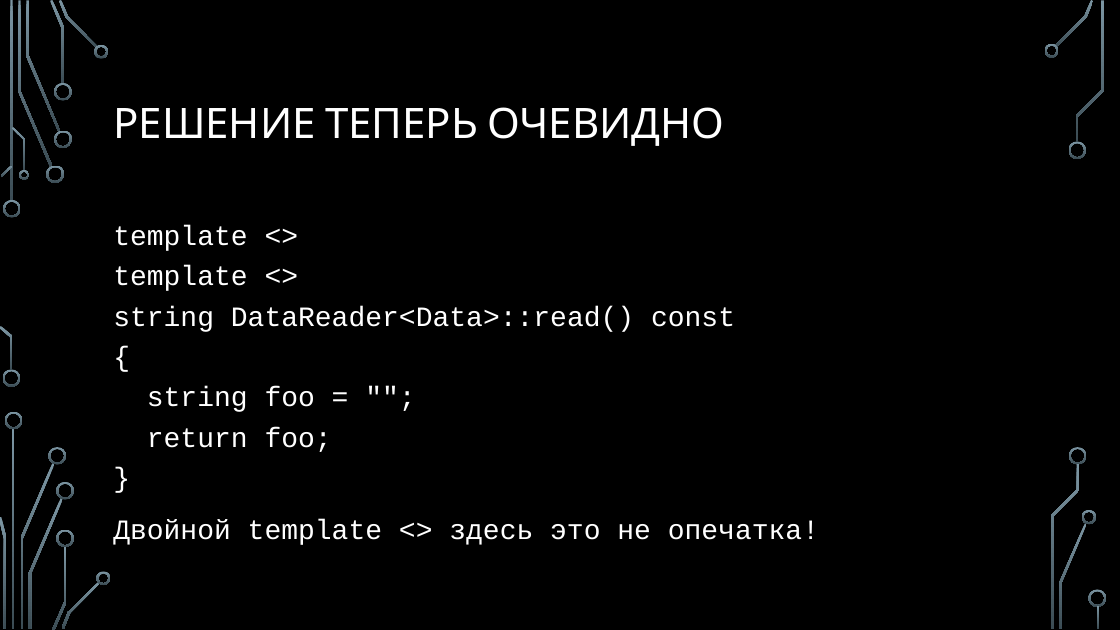
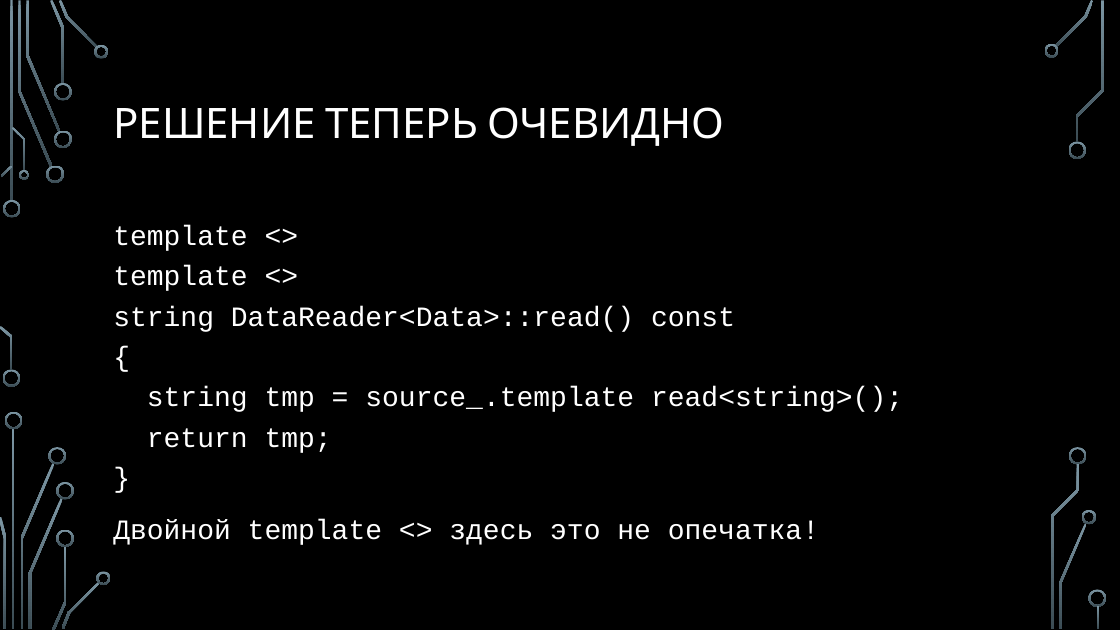
Before and after one commit to MIPT-ILab/cpp-lects-rus, a slide deck: slide 41 of slides/lec2-2-class-templates.pptx (slide 39 before the commit). Drawn at 1120x630 pixels with LibreOffice and Linux fonts; fonts in the diff are those of the drawing; background and template pictures are left out. Boxes give left, top, right and bottom in pixels: in the first picture for what was removed or moved away, otherwise in the second. Text is boxed around its words. In the diff, an @@ line names an element or a change of style, - is before the commit and + after.

```diff
--- a/slides/lec2-2-class-templates.pptx
+++ b/slides/lec2-2-class-templates.pptx
@@ text at box(113, 225, 903, 453): text changed @@
-template <>
-template <>
-string DataReader<Data>::read() const
-{
-string foo = "";
-return foo;
-}
+template <>
+template <>
+string DataReader<Data>::read() const
+{
+string tmp = source_.template read<string>();
+return tmp;
+}
```
Also in this commit, not shown: 15 other slides changed, 2 slides added, 23 slides removed, 9 other files.
